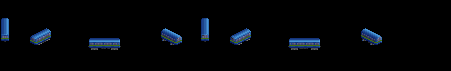
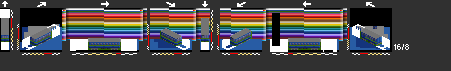
Revision of a layered (451, 71) image; what changed, layer by layer:
hid "SL" over [1, 35, 382, 46]
showed "SS", painted on it over [1, 18, 382, 46]
renamed "C4" to "C4-A", painted on it over [1, 18, 382, 50]
showed "Bakgrund" over [0, 0, 451, 71]
